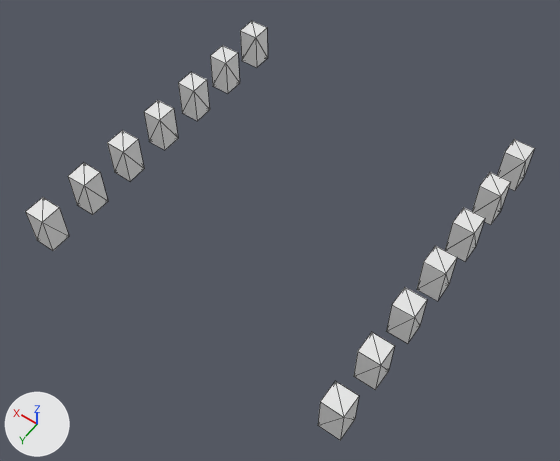
One commit to the OBJ model Game/Meshes/TrapWalls.obj: the scene before it, then after it.
Rendered twice from a camera (50 mm lens) standing at (-25.9, 52.5, 52.9) and looking at (-0.9, 17.5, -2.0). The lights are fixed; the arrows at lower left show +X, +Y and +Z. Mesh edges are drawn as thin lines. Where no turn or scale is listed for an object, it has been applied to the vertices. Vertices at the same position are counted once.

Names of what the first picture shows: 'TrapWalls'.
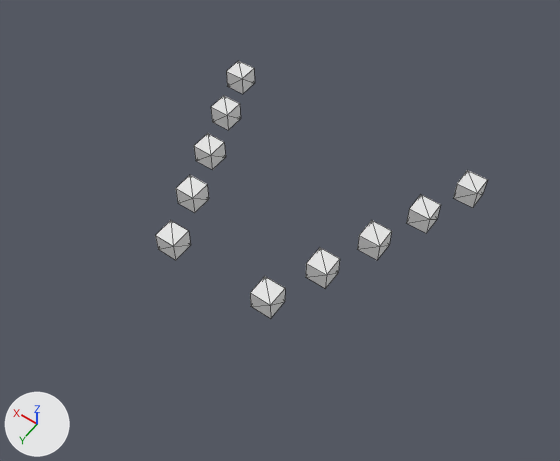
Commit message: TrapWalls redone

Pixel boxes [x1, y1, x2, y2] of what changed, in the pictures (560 x 461 px):
'TrapWalls', reshaped (35% narrower, 38% shorter): before [26, 21, 535, 440]; after [155, 61, 487, 319]
part 1 of me_trapwalls, added: after [453, 170, 487, 208]
part 2 of me_trapwalls, added: after [226, 61, 255, 94]
part 3 of me_trapwalls, added: after [407, 195, 441, 233]
part 4 of me_trapwalls, added: after [211, 96, 241, 130]
part 5 of me_trapwalls, added: after [357, 220, 392, 260]
part 6 of me_trapwalls, added: after [194, 133, 225, 170]
part 7 of me_trapwalls, added: after [306, 248, 340, 289]
part 8 of me_trapwalls, added: after [176, 175, 209, 213]
part 9 of me_trapwalls, added: after [250, 276, 285, 319]
part 10 of me_trapwalls, added: after [155, 220, 191, 260]
part 11 of me_trapwalls, deleted: before [497, 139, 535, 191]
part 12 of me_trapwalls, deleted: before [445, 208, 485, 261]
part 13 of me_trapwalls, deleted: before [386, 287, 427, 344]
part 14 of me_trapwalls, deleted: before [318, 381, 359, 440]
part 15 of me_trapwalls, deleted: before [240, 21, 268, 68]
part 16 of me_trapwalls, deleted: before [178, 72, 210, 121]
part 17 of me_trapwalls, deleted: before [107, 130, 144, 181]
part 18 of me_trapwalls, deleted: before [26, 197, 69, 251]
part 19 of me_trapwalls, deleted: before [472, 172, 511, 225]
part 20 of me_trapwalls, deleted: before [417, 246, 457, 301]
part 21 of me_trapwalls, deleted: before [354, 332, 394, 390]
part 22 of me_trapwalls, deleted: before [210, 45, 240, 93]
part 23 of me_trapwalls, deleted: before [144, 100, 178, 150]
part 24 of me_trapwalls, deleted: before [68, 163, 108, 215]

Patch to the scene script:
```diff
--- a/Game/Meshes/TrapWalls.obj.py
+++ b/Game/Meshes/TrapWalls.obj.py
@@ me_trapwalls @@
 me_trapwalls.from_pydata(...)  # 112 vertices, 168 faces; spans x -16.0..16.0, y -1.0..31.0, z -2.0..2.0
+# me_trapwalls part 1: a new loose piece, a box spanning x -14.0..-12.0, y 4.0..6.0, z -1.0..1.0
+# me_trapwalls part 2: a new loose piece, a box spanning x 12.0..14.0, y 4.0..6.0, z -1.0..1.0
+# me_trapwalls part 3: a new loose piece, a box spanning x -12.0..-10.0, y 9.0..11.0, z -1.0..1.0
+# me_trapwalls part 4: a new loose piece, a box spanning x 10.0..12.0, y 9.0..11.0, z -1.0..1.0
+# me_trapwalls part 5: a new loose piece, a box spanning x -10.0..-8.0, y 14.0..16.0, z -1.0..1.0
+# me_trapwalls part 6: a new loose piece, a box spanning x 8.0..10.0, y 14.0..16.0, z -1.0..1.0
+# me_trapwalls part 7: a new loose piece, a box spanning x -8.0..-6.0, y 19.0..21.0, z -1.0..1.0
+# me_trapwalls part 8: a new loose piece, a box spanning x 6.0..8.0, y 19.0..21.0, z -1.0..1.0
+# me_trapwalls part 9: a new loose piece, a box spanning x -6.0..-4.0, y 24.0..26.0, z -1.0..1.0
+# me_trapwalls part 10: a new loose piece, a box spanning x 4.0..6.0, y 24.0..26.0, z -1.0..1.0
+# me_trapwalls part 11: the loose piece of 8 vertices spanning x -16.0..-14.0, y -1.0..1.0, z -2.0..2.0 is deleted
+# me_trapwalls part 12: the loose piece of 8 vertices spanning x -16.0..-14.0, y 9.0..11.0, z -2.0..2.0 is deleted
+# me_trapwalls part 13: the loose piece of 8 vertices spanning x -16.0..-14.0, y 19.0..21.0, z -2.0..2.0 is deleted
+# me_trapwalls part 14: the loose piece of 8 vertices spanning x -16.0..-14.0, y 29.0..31.0, z -2.0..2.0 is deleted
+# me_trapwalls part 15: the loose piece of 8 vertices spanning x 14.0..16.0, y -1.0..1.0, z -2.0..2.0 is deleted
+# me_trapwalls part 16: the loose piece of 8 vertices spanning x 14.0..16.0, y 9.0..11.0, z -2.0..2.0 is deleted
+# me_trapwalls part 17: the loose piece of 8 vertices spanning x 14.0..16.0, y 19.0..21.0, z -2.0..2.0 is deleted
+# me_trapwalls part 18: the loose piece of 8 vertices spanning x 14.0..16.0, y 29.0..31.0, z -2.0..2.0 is deleted
+# me_trapwalls part 19: the loose piece of 8 vertices spanning x -16.0..-14.0, y 4.0..6.0, z -2.0..2.0 is deleted
+# me_trapwalls part 20: the loose piece of 8 vertices spanning x -16.0..-14.0, y 14.0..16.0, z -2.0..2.0 is deleted
+# me_trapwalls part 21: the loose piece of 8 vertices spanning x -16.0..-14.0, y 24.0..26.0, z -2.0..2.0 is deleted
+# me_trapwalls part 22: the loose piece of 8 vertices spanning x 14.0..16.0, y 4.0..6.0, z -2.0..2.0 is deleted
+# me_trapwalls part 23: the loose piece of 8 vertices spanning x 14.0..16.0, y 14.0..16.0, z -2.0..2.0 is deleted
+# me_trapwalls part 24: the loose piece of 8 vertices spanning x 14.0..16.0, y 24.0..26.0, z -2.0..2.0 is deleted
```
